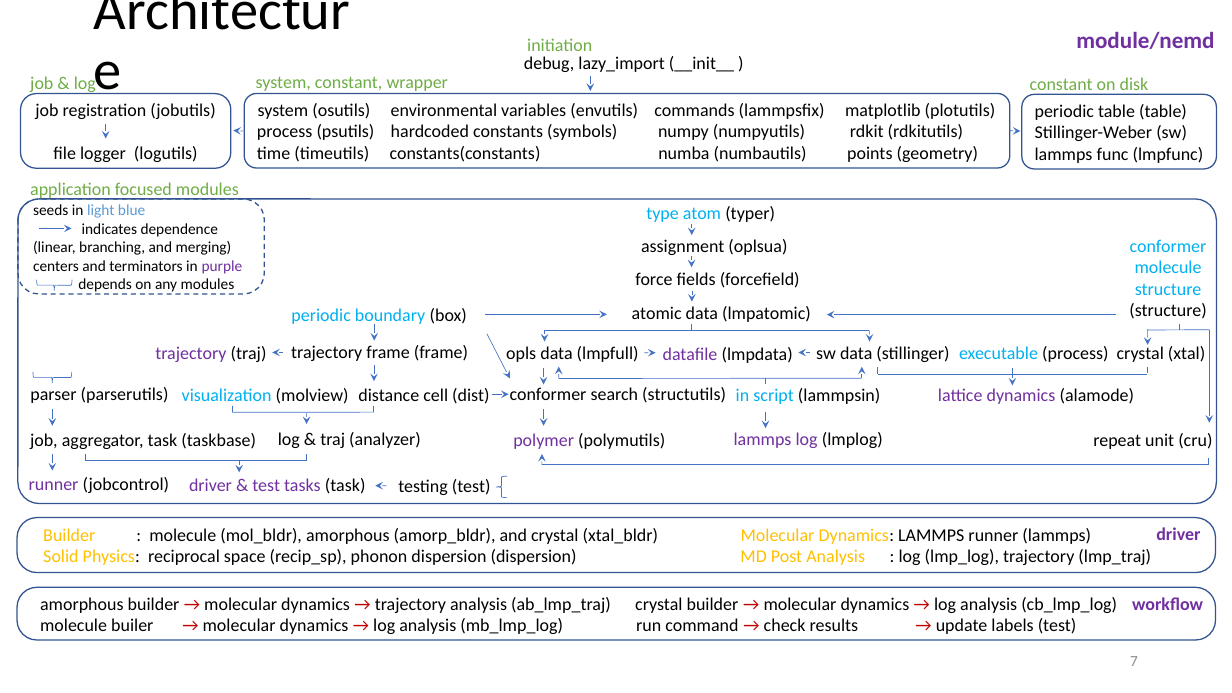
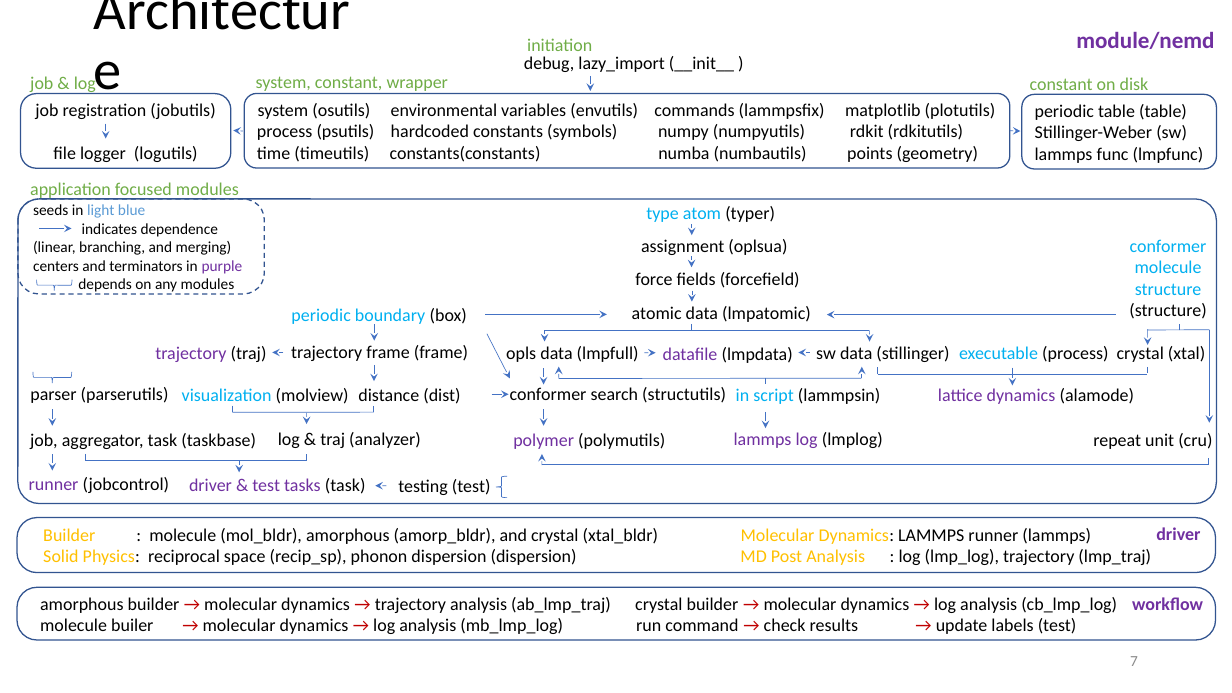
Before and after one commit to zhteg4pvt/nemd, a slide deck: slide 7 of docs/power_point/nemd.pptx. Drawn at 1232x693 pixels with LibreOffice and Linux fonts; fonts in the diff are those of the drawing. Boxes give left, top, right and bottom in pixels: in the first picture for what was removed or moved away, otherwise in the second. Text is boxed around its words. In the diff, an @@ line names an element or a change of style, - is before the commit and + after.

```diff
--- a/docs/power_point/nemd.pptx
+++ b/docs/power_point/nemd.pptx
@@ text at [358, 388, 460, 404]: text changed @@
-distance cell (dist)
+distance (dist)
```
Also in this commit, not shown: 7 other files.
